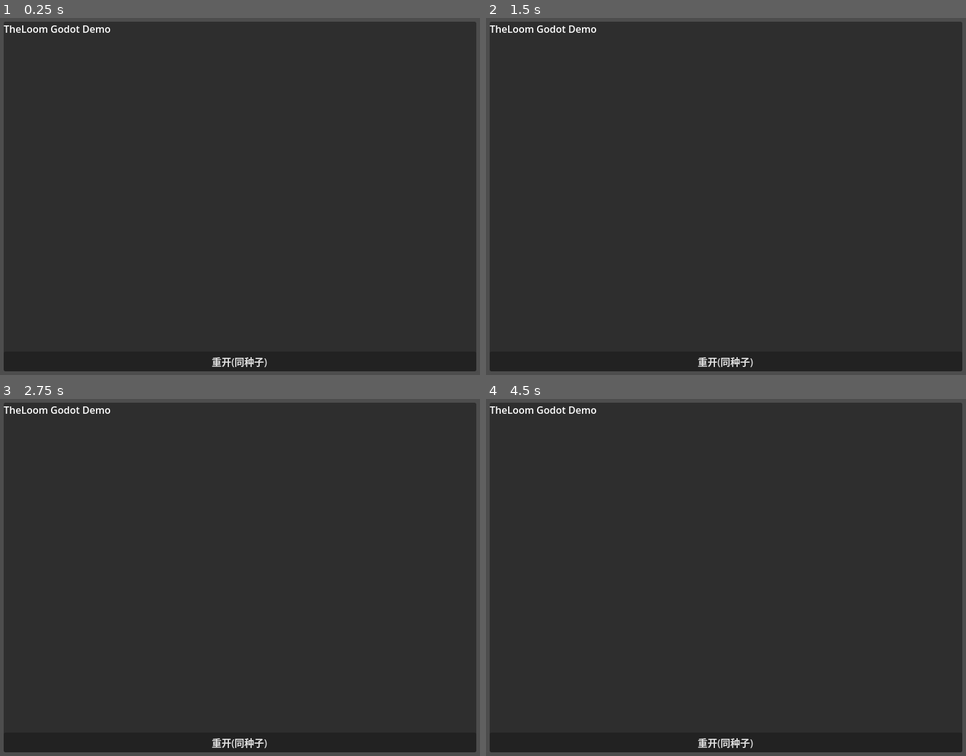
Above: before the commit, frames 1-4 (two rows, left to right).
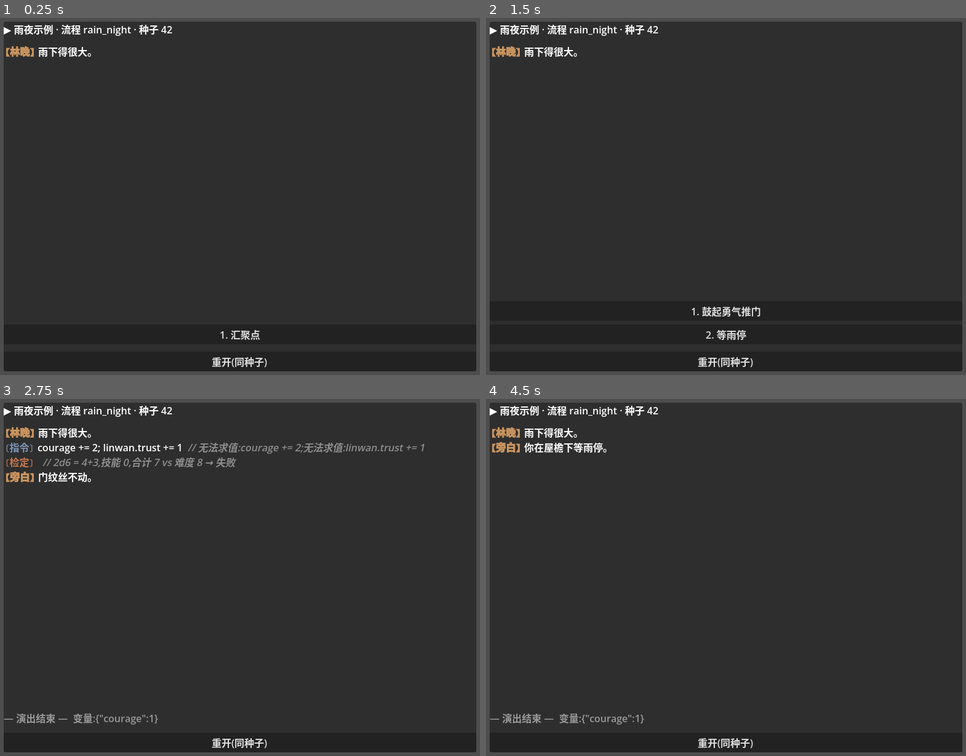
Above: after the commit, the same moments.

Repository: fivood/TheLoom
Game: Godot game, scene res://main.tscn
Two runs of this game, one before a commit and one after it. Both use one fixed random seed, a clock stepped at 60 frames per second and the inputs below.
Inputs (mouse positions are in pixels of both pictures, inside the frame that each line leads up to):
- Up to frame 1 (0.25 s): no input
- Up to frame 2 (1.5 s): click "重开(同种子)" at 0.5 s; click (726, 335) at 1.25 s, where only the run after the commit has a clickable "1. 汇聚点"
- Up to frame 3 (2.75 s): click (240, 691) at 2 s, where only the run after the commit has a clickable "1. 鼓起勇气推门"
- Up to frame 4 (4.5 s): click "重开(同种子)" at 2.75 s; click (726, 716) at 3.5 s, where only the run after the commit has a clickable "1. 汇聚点"; click (726, 716) at 4.25 s, where only the run after the commit has a clickable "2. 等雨停"

The runs differ from the first frame. In frame 1, 0.9% of the frame differs, in the area x 0-55%, y 1-91%; in frame 2, 1.1%; in frame 3, 2.7%, in the area x 0-89%, y 1-92%; in frame 4, 1.5%.
Error before the commit: Parse Error: Cannot use subscript operator on a base of type "null". (res://theloom_runtime.gd:136)
Error after the commit: Invalid operands 'float' and 'String' in operator '=='. (res://theloom_runtime.gd:466)

Commit message:
fix: Godot 4.6 严格静态类型 —— 消除 chained subscript
Godot 4.6 静态分析对 chained subscript 更严格:`n["data"]["sub"]`
在 _find_node() 返回 Variant 时会报「Cannot use subscript operator
on a base of type null」。修复三处:

- _container:先 var data: Dictionary = n.get("data", {}),再取 sub_dict
- _collect_tech_names:同样先取 data 再取 sub_dict
- _visit fragment 分支:取出 sub_dict 后再判断 nodes 数量

所有 Dictionary 访问改为 .get() + 默认 {} 兜底 + is_empty() 判空,
避免 chained subscript;运行语义完全不变。

Diff:
--- a/examples/godot-demo/theloom_runtime.gd
+++ b/examples/godot-demo/theloom_runtime.gd
@@ -131,9 +131,13 @@
 	var cur: Dictionary = flow
 	for id in path:
 		var n = _find_node(cur, id)
-		if n == null or not n.get("data", {}).has("sub"):
+		if n == null:
 			return { "nodes": [], "edges": [] }
-		cur = n["data"]["sub"]
+		var data: Dictionary = n.get("data", {})
+		var sub_dict: Dictionary = data.get("sub", {})
+		if sub_dict.is_empty():
+			return { "nodes": [], "edges": [] }
+		cur = sub_dict
 	return cur
 
 func _start_nodes(sub: Dictionary) -> Array:
@@ -149,11 +153,13 @@
 
 func _collect_tech_names(sub: Dictionary) -> void:
 	for n in sub.get("nodes", []):
-		var tn = n.get("data", {}).get("technicalName", "")
+		var data: Dictionary = n.get("data", {})
+		var tn: String = data.get("technicalName", "")
 		if tn != "":
 			_tech_to_id[tn] = n.get("id", "")
-		if n.get("data", {}).has("sub"):
-			_collect_tech_names(n["data"]["sub"])
+		var sub_dict: Dictionary = data.get("sub", {})
+		if not sub_dict.is_empty():
+			_collect_tech_names(sub_dict)
 
 func _push_beat(beat: Dictionary) -> void:
 	log.append(beat)
@@ -253,9 +259,10 @@
 				})
 			"fragment":
 				_push_beat({ "kind": "fragment", "title": data.get("title", "剧情片段"), "text": data.get("text", "") })
-				if data.has("sub") and data["sub"].get("nodes", []).size() > 0:
+				var sub_dict: Dictionary = data.get("sub", {})
+				if not sub_dict.is_empty() and sub_dict.get("nodes", []).size() > 0:
 					cur_p.append(node.get("id", ""))
-					var starts := _start_nodes(data["sub"])
+					var starts := _start_nodes(sub_dict)
 					if starts.size() == 1:
 						id = starts[0].get("id", "")
 						continue
